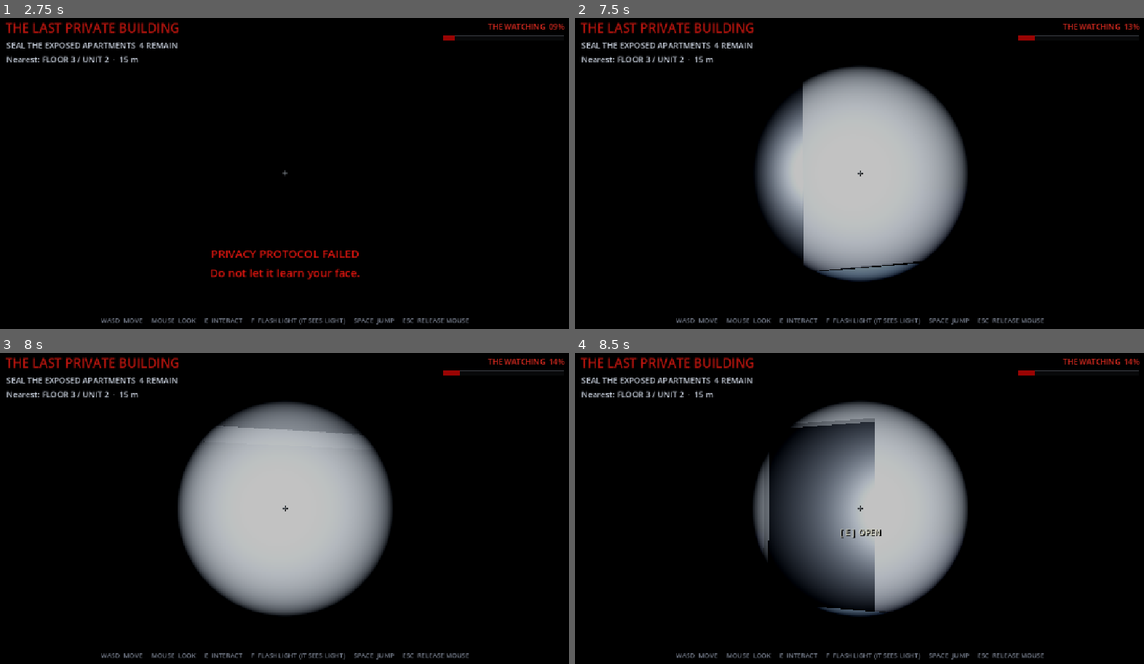
Above: before the commit, frames 1-4 (two rows, left to right).
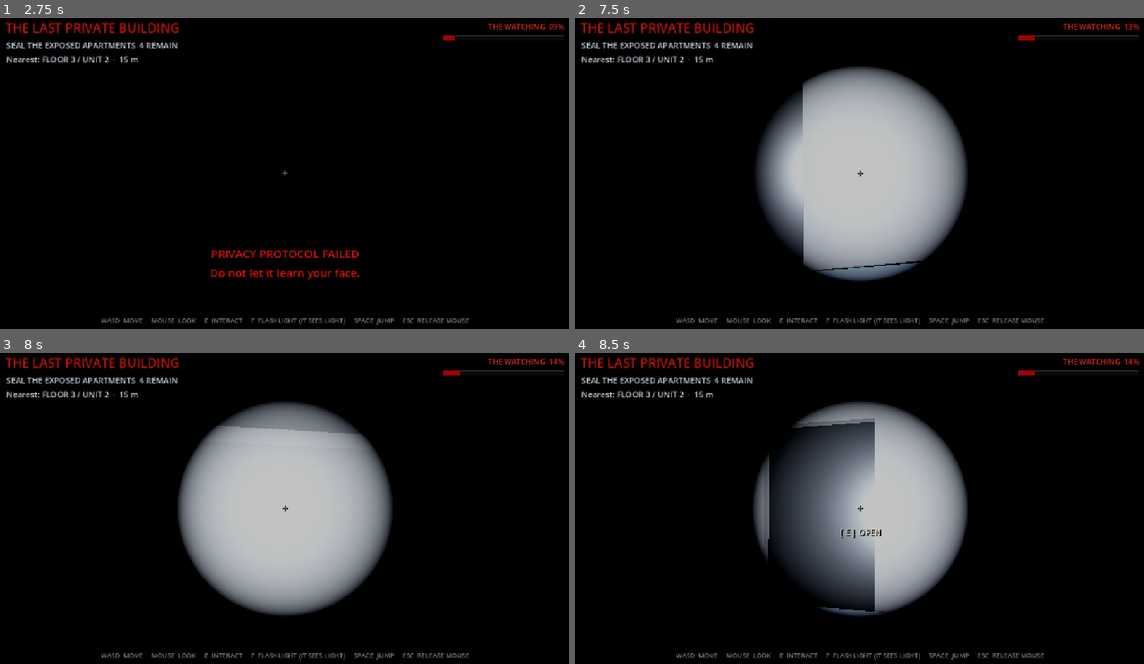
Above: after the commit, the same moments.

Repository: skorotkiewicz/privacy-apartments
Game: Godot game, scene res://main.tscn
Two runs of this game, one before a commit and one after it. Both use one fixed random seed, a clock stepped at 60 frames per second and the inputs below.
Inputs (mouse positions are in pixels of both pictures, inside the frame that each line leads up to):
- Up to frame 1 (2.75 s): tap Enter (ui_accept) at 0.5, 0.77, 1.25, 1.52, 2 s; move the mouse to (278, 179) at 0.52 s; hold W from 0.53 s (still down); tap F at 0.6 s; move the mouse to (330, 176) at 1.27 s; tap E at 1.35 s; move the mouse to (238, 170) at 2.02 s; tap R at 2.1 s
- Up to frame 2 (7.5 s): tap Enter (ui_accept) at 2.75, 3.02, 3.77, 4.52, 5, 5.75, 6.02, 6.77 s; move the mouse to (865, 173) at 2.77 s; release W at 2.78 s; hold A 2.78-3.53 s; tap F at 2.85, 5.1, 7.35 s; move the mouse to (836, 167) at 3.52 s; hold E 3.53-4.28 s; hold W 3.53-5.78 s; move the mouse to (893, 173) at 4.27 s; tap R at 4.35, 6.6 s; move the mouse to (831, 173) at 5.02 s; move the mouse to (876, 167) at 5.77 s; hold D 5.78-6.53 s; tap E at 5.85 s; move the mouse to (853, 179) at 6.52 s; hold W from 6.53 s (still down); move the mouse to (905, 176) at 7.27 s
- Up to frame 3 (8 s): keep holding W; tap Enter (ui_accept) at 7.52 s
- Up to frame 4 (8.5 s): keep holding W; move the mouse to (813, 505) at 8.02 s; hold E from 8.03 s (still down)

Frame 1 is identical in both runs. In frame 2, less than 0.1% of the frame differs, in the area x 42-61%, y 78-82%; in frame 3, less than 0.1%; in frame 4, less than 0.1%.

Commit message:
Add step-up movement for explorer character

Diff:
--- a/godot/privacy-apartments/explorer.gd
+++ b/godot/privacy-apartments/explorer.gd
@@ -4,6 +4,7 @@
 
 @export var speed := 6.0
 @export var look_sensitivity := 0.002
+@export var step_height := 0.35
 
 @onready var camera: Camera3D = $Camera3D
 @onready var flashlight: SpotLight3D = $Camera3D/Flashlight
@@ -14,6 +15,7 @@
 
 func _ready() -> void:
 	camera.make_current()
+	floor_snap_length = step_height
 	look_at(Vector3(0, global_position.y, 0))
 	for node in apartments.get_children():
 		if node is MeshInstance3D:
@@ -48,6 +50,7 @@
 		Input.mouse_mode = Input.MOUSE_MODE_CAPTURED
 
 func _physics_process(delta: float) -> void:
+	var was_on_floor := is_on_floor()
 	var use_pressed := Input.is_physical_key_pressed(KEY_E)
 	if use_pressed and not use_was_pressed:
 		_toggle_interactable()
@@ -62,8 +65,36 @@
 	var direction := (right.normalized() * (float(Input.is_physical_key_pressed(KEY_D)) - float(Input.is_physical_key_pressed(KEY_A))) + forward.normalized() * (float(Input.is_physical_key_pressed(KEY_W)) - float(Input.is_physical_key_pressed(KEY_S)))).normalized()
 	velocity.x = direction.x * speed
 	velocity.z = direction.z * speed
+	var start_position := global_position
+	var intended_motion := direction * speed * delta
 	move_and_slide()
+	var actual_motion := global_position - start_position
+	actual_motion.y = 0.0
+	if was_on_floor and intended_motion.length_squared() > 0.0 and actual_motion.length() < intended_motion.length() * 0.5:
+		_try_step_up(intended_motion)
 	_update_prompt()
+
+func _try_step_up(motion: Vector3) -> void:
+	var parameters := PhysicsTestMotionParameters3D.new()
+	var result := PhysicsTestMotionResult3D.new()
+	parameters.from = global_transform
+	parameters.motion = Vector3.UP * step_height
+	if PhysicsServer3D.body_test_motion(get_rid(), parameters):
+		return
+	var raised := global_transform.translated(Vector3.UP * step_height)
+	parameters.from = raised
+	parameters.motion = motion
+	if PhysicsServer3D.body_test_motion(get_rid(), parameters):
+		return
+	var target := raised.translated(motion)
+	parameters.from = target
+	parameters.motion = Vector3.DOWN * (step_height + floor_snap_length)
+	if not PhysicsServer3D.body_test_motion(get_rid(), parameters, result):
+		return
+	if result.get_collision_normal().dot(up_direction) < cos(floor_max_angle):
+		return
+	global_transform = target.translated(result.get_travel())
+	velocity.y = 0.0
 
 func _find_interactable() -> Node3D:
 	var query := PhysicsRayQueryParameters3D.create(camera.global_position, camera.global_position - camera.global_transform.basis.z * 4.0)
